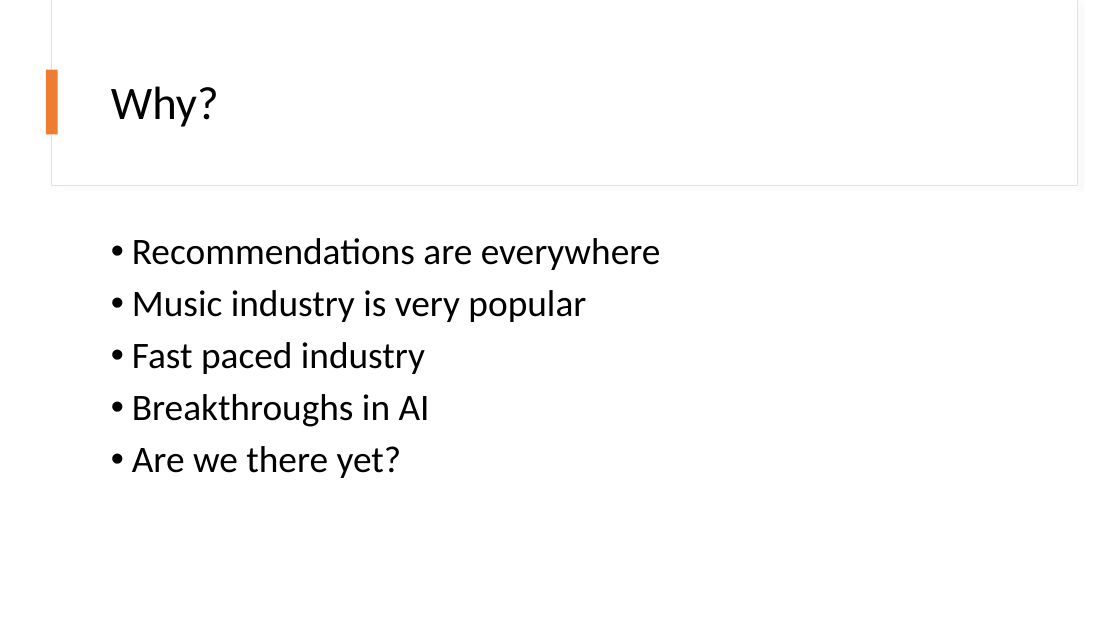
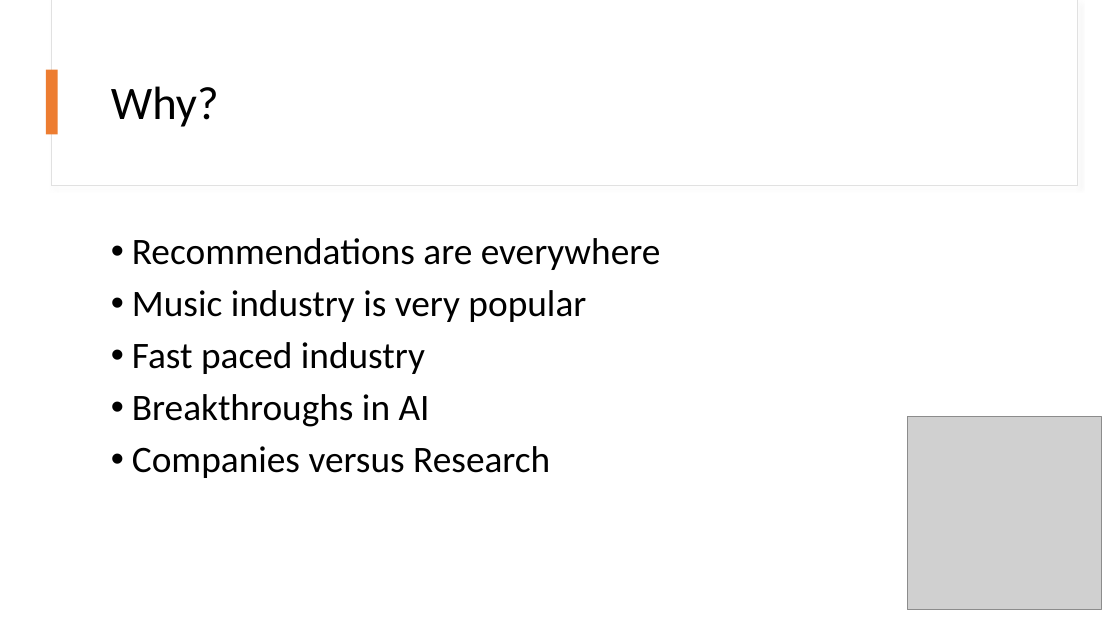
Before and after one commit to stenglx/seminar_ai, a slide deck: slide 2 of State-Of-The-Art Music Recommendation.pptx. Drawn at 1120x630 pixels with LibreOffice and Linux fonts; fonts in the diff are those of the drawing; grey boxes stand for pictures. Boxes give left, top, right and bottom in pixels: in the first picture for what was removed or moved away, otherwise in the second. Text is boxed around its words. In the diff, an @@ line names an element or a change of style, - is before the commit and + after.

```diff
--- a/State-Of-The-Art Music Recommendation.pptx
+++ b/State-Of-The-Art Music Recommendation.pptx
@@ picture added at (x1=907, y1=416, x2=1102, y2=610) @@
@@ text at (x1=132, y1=446, x2=550, y2=478): text changed @@
-• Are we there yet?
+• Companies versus Research
```
Also in this commit, not shown: 3 other slides changed, 1 slide added.
